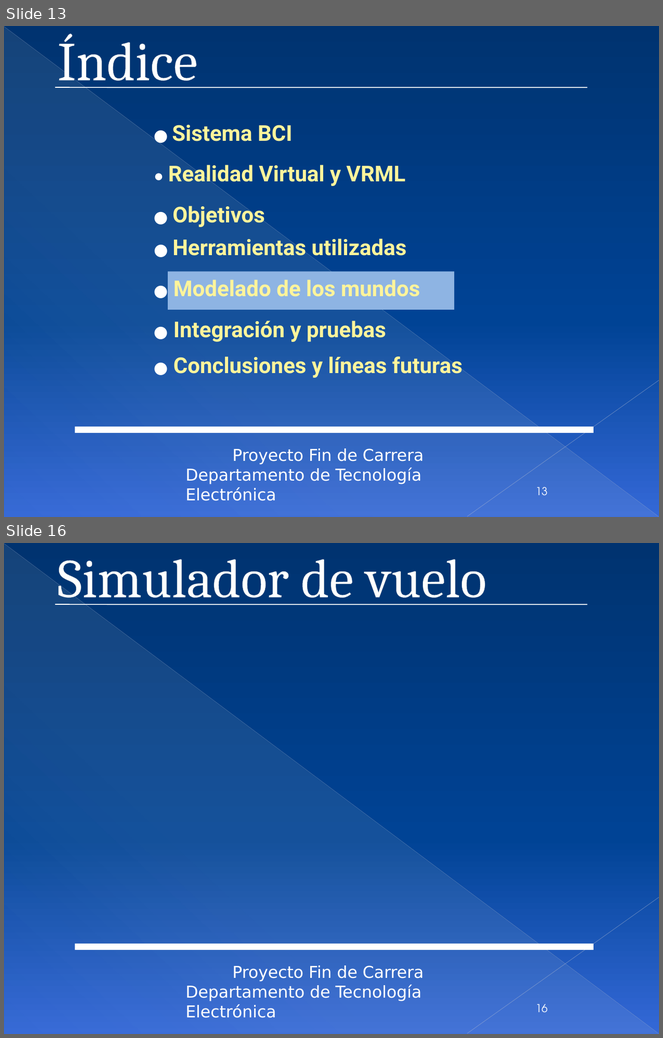
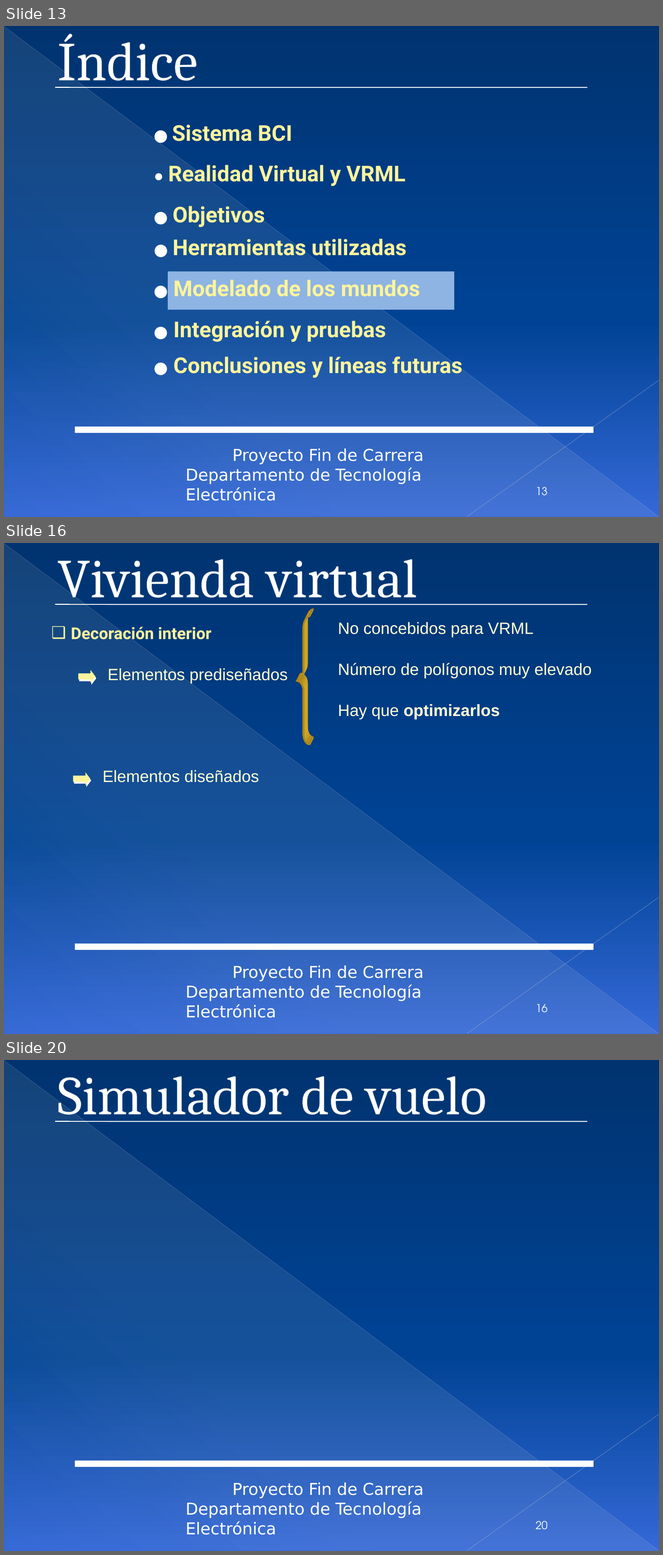
Before and after one commit to mjromper/test, a slide deck: DOCUMENTACION/presentacion/presentacionPFC27.pptx. Shown one above the other, each under a label of ours: slides 13 and 16 before the commit, slides 13, 16 and 20 after it; the slides between them are not shown. The pictures are 663x1038 and 663x1555 pixels, drawn with LibreOffice and Linux fonts; fonts in the diff are those of the drawing; background and template pictures are left out. Boxes give left, top, right and bottom in pixels: in the first picture for what was removed or moved away, otherwise in the second. Text is boxed around its words. In the diff, an @@ line names an element or a change of style, - is before the commit and + after.

```diff
--- a/DOCUMENTACION/presentacion/presentacionPFC27.pptx
+++ b/DOCUMENTACION/presentacion/presentacionPFC27.pptx
@@ slide 16 added at <box>4,543,659,1034</box>, background gradient #003371 to #004396 to #3566D7; not listed: 5 template elements that a slide beside it also shows @@
@@ title added at <box>58,559,417,609</box>, 60.3 pt, text #FFFFFF @@
+Vivienda virtual
@@ line added from (55, 604) to (588, 604), #FFFFFF 1 pt @@
@@ left brace added at <box>301,610,313,737</box>, outline #F7C62B 2 pt @@
@@ text added at <box>71,627,211,642</box>, 18 pt, text #FDF49B, bold @@
+❑ Decoración interior
@@ text added at <box>338,622,533,637</box>, 18 pt, text #FFFFD5 @@
+No concebidos para VRML
@@ text added at <box>338,663,592,678</box>, 18 pt, text #FFFFD5 @@
+Número de polígonos muy elevado
@@ right arrow added at <box>79,671,95,682</box>, fill #FDF49B, outline #FDF49B 0.75 pt @@
@@ text added at <box>107,668,288,683</box>, 18 pt, text #FFFFD5 @@
+Elementos prediseñados
@@ text added at <box>338,704,500,719</box>, 18 pt, text #FFFFD5, bold @@
+Hay que optimizarlos
@@ right arrow added at <box>74,774,90,785</box>, fill #FDF49B, outline #FDF49B 0.75 pt @@
@@ text added at <box>103,770,259,783</box>, 18 pt, text #FFFFD5 @@
+Elementos diseñados
@@ page number added at <box>536,1004,548,1013</box>, 12 pt, text #FFFFFF @@
+16
@@ what was slide 16 is now slide 20 @@
@@ page number at <box>536,1521,548,1530</box>: text changed @@
-16
+20
```
Also in this commit, not shown: 10 slides changed, 4 other slides added, 1 slide removed.
